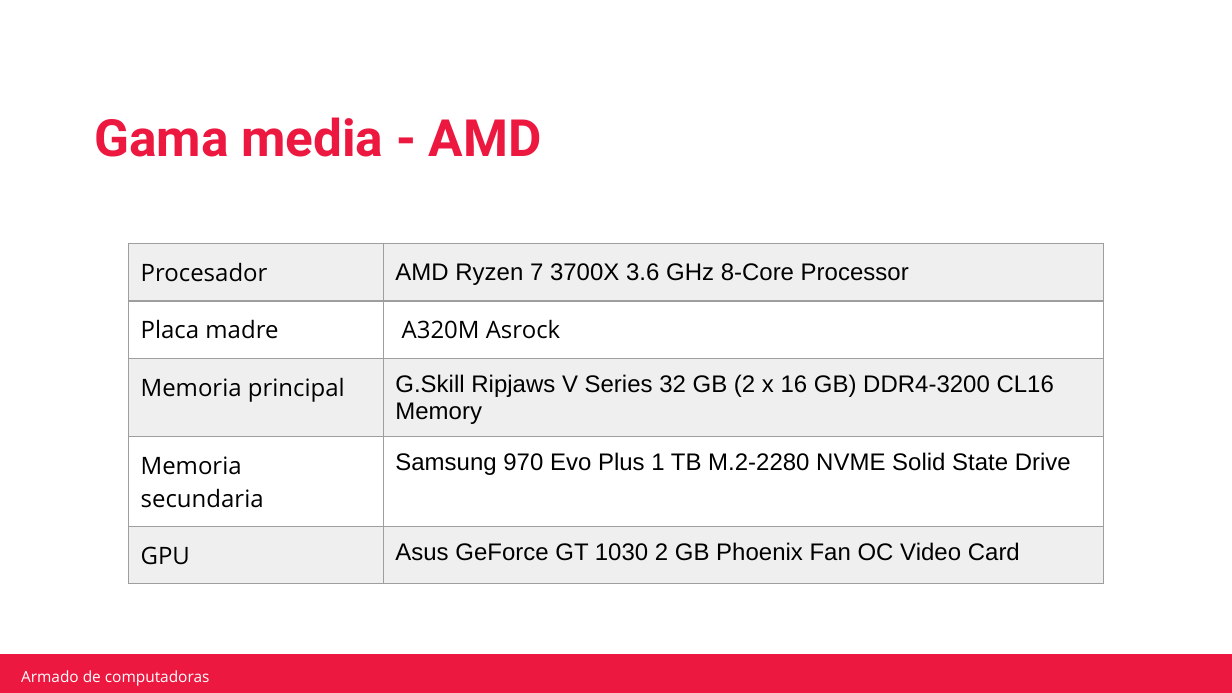
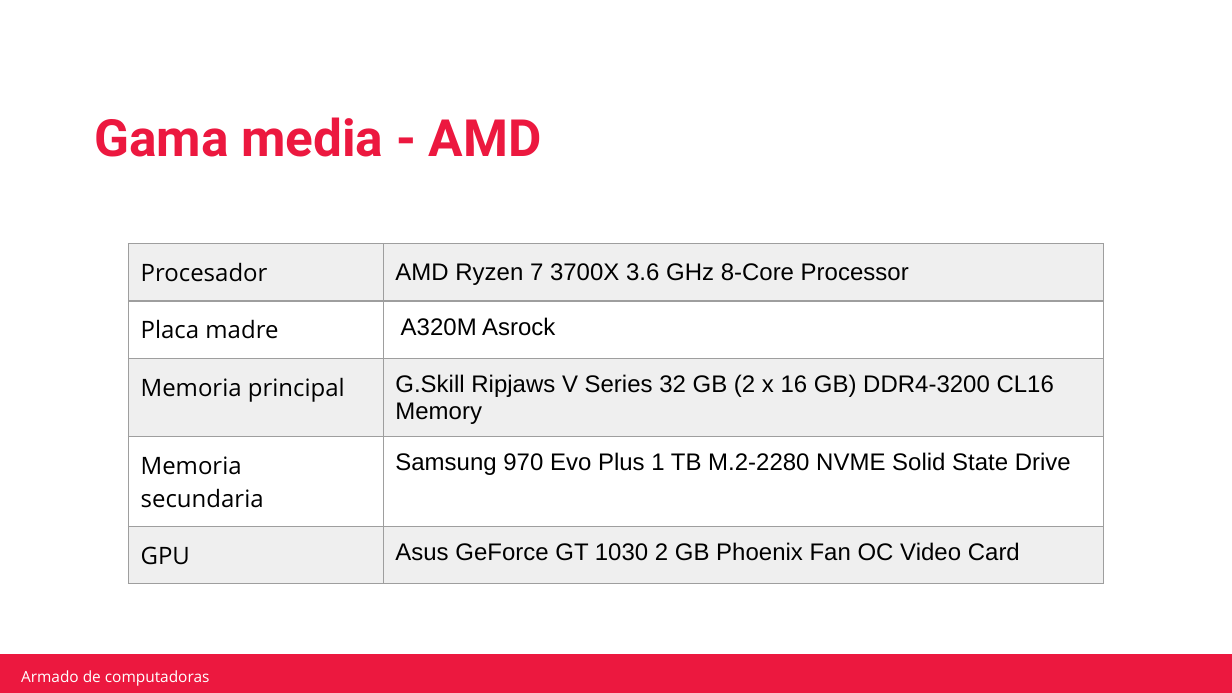
Before and after one commit to DigitalHouse-II/Mochila-C2, a slide deck: slide 15 of Entrega1/Entrega-1_Pizarro_Maria.pptx. Drawn at 1232x693 pixels with LibreOffice and Linux fonts; fonts in the diff are those of the drawing; background and template pictures are left out. Boxes give left, top, right and bottom in pixels: in the first picture for what was removed or moved away, otherwise in the second. Text is boxed around its words. In the diff, an @@ line names an element or a change of style, - is before the commit and + after.

```diff
--- a/Entrega1/Entrega-1_Pizarro_Maria.pptx
+++ b/Entrega1/Entrega-1_Pizarro_Maria.pptx
@@ table at bbox=[128, 244, 1104, 569] @@
@@ font Open Sans to Arial in "A320M Asrock" @@
```
Also in this commit, not shown: 8 other slides changed.
